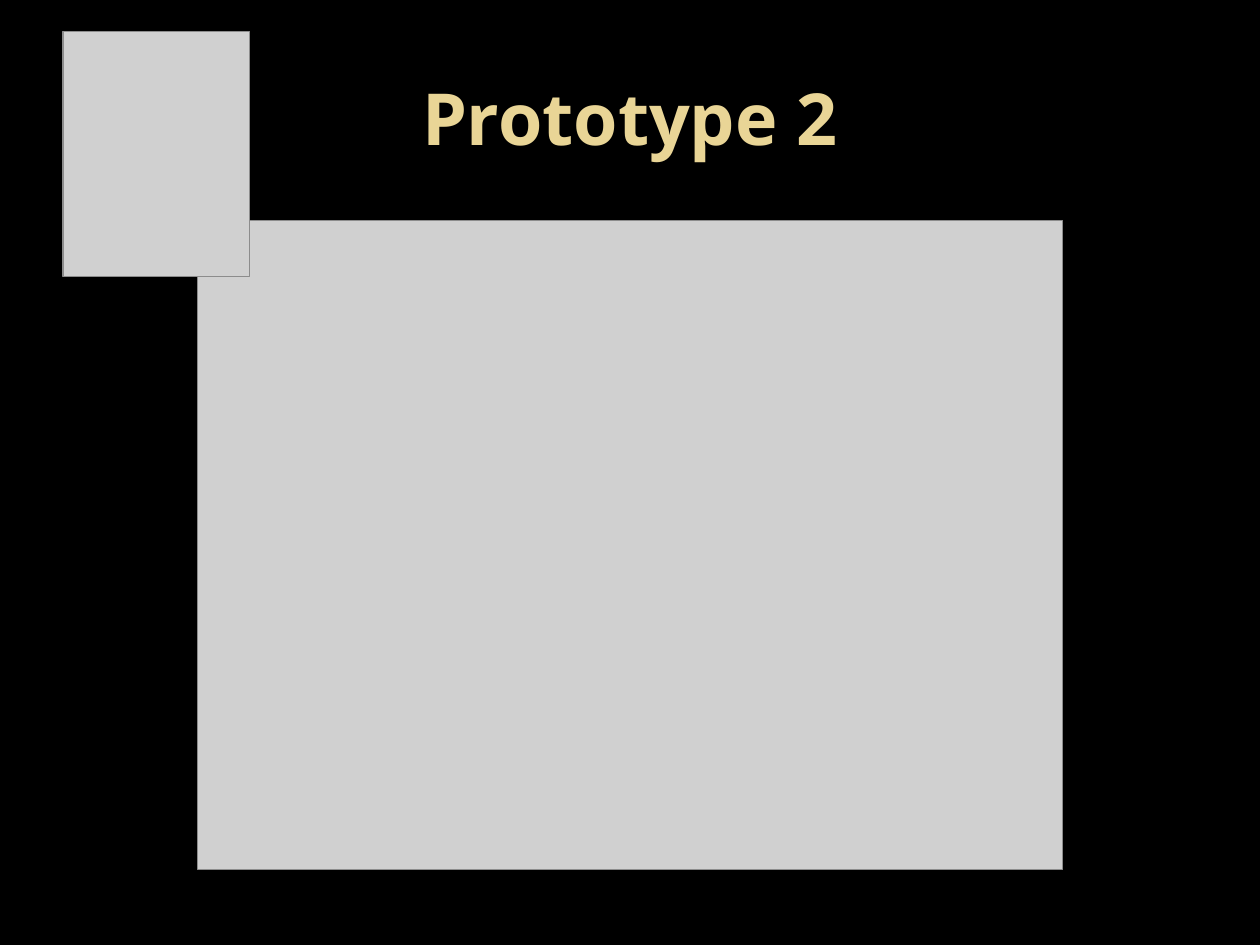
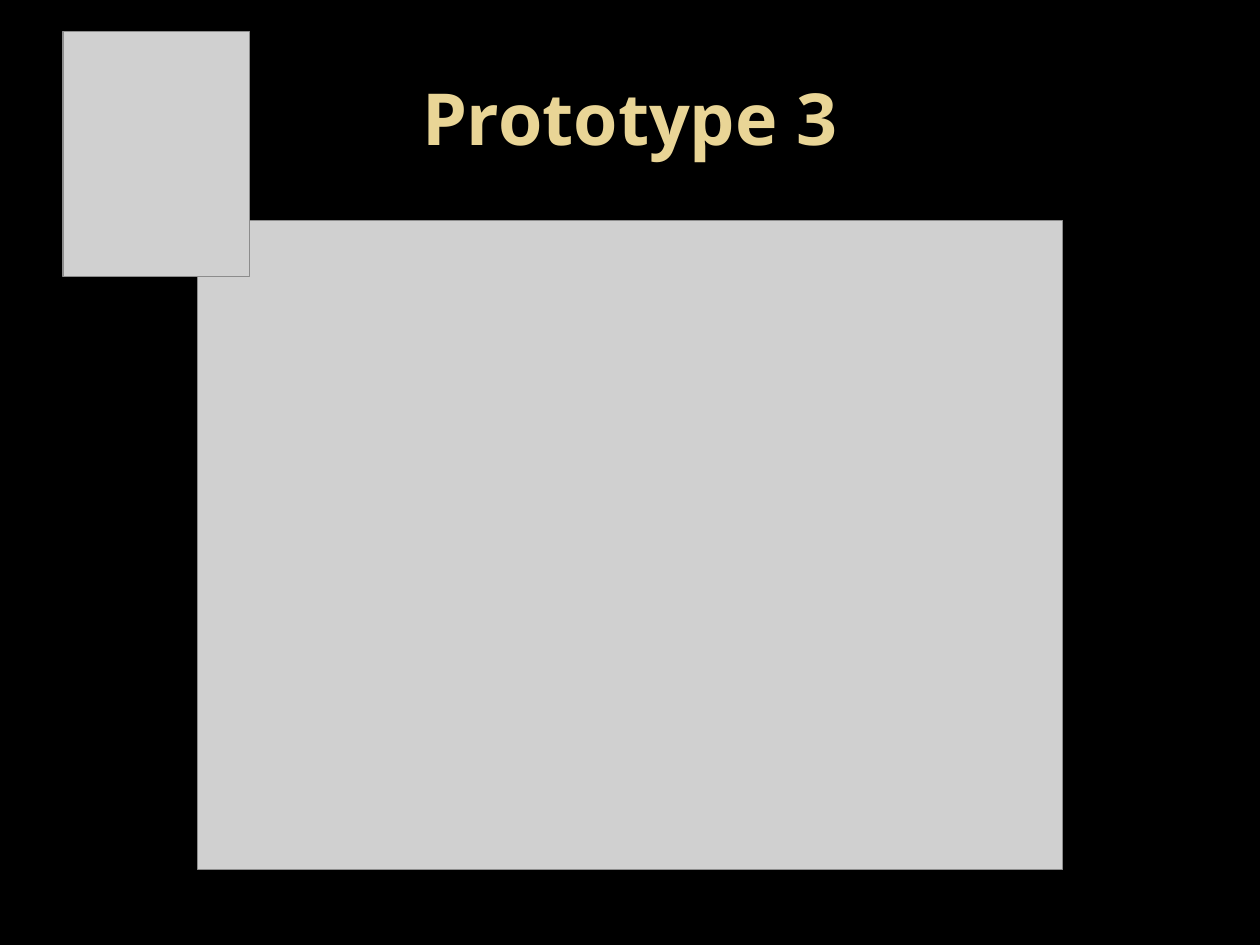
Before and after one commit to mr64bit/2012-BCCS-ION-MUC, a slide deck: slide 9 of 2013nKISA.pptx. Drawn at 1260x945 pixels with LibreOffice and Linux fonts; fonts in the diff are those of the drawing; grey boxes stand for pictures; background and template pictures are left out. Boxes give left, top, right and bottom in pixels: in the first picture for what was removed or moved away, otherwise in the second. Text is boxed around its words. In the diff, an @@ line names an element or a change of style, - is before the commit and + after.

```diff
--- a/2013nKISA.pptx
+++ b/2013nKISA.pptx
@@ title at [422, 93, 837, 163]: text changed @@
-Prototype 2
+Prototype 3
```
Also in this commit, not shown: 3 other slides changed.
